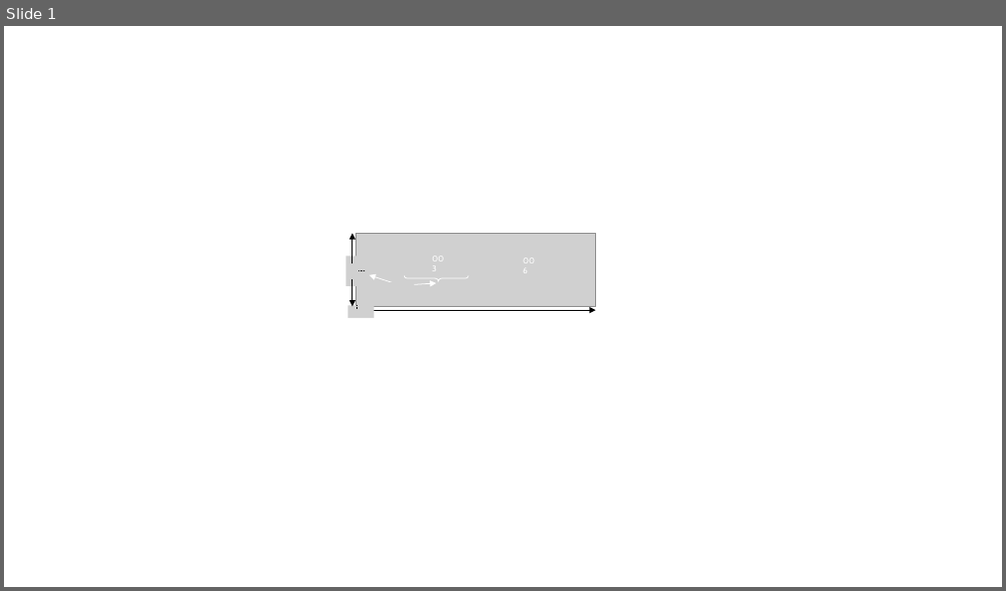
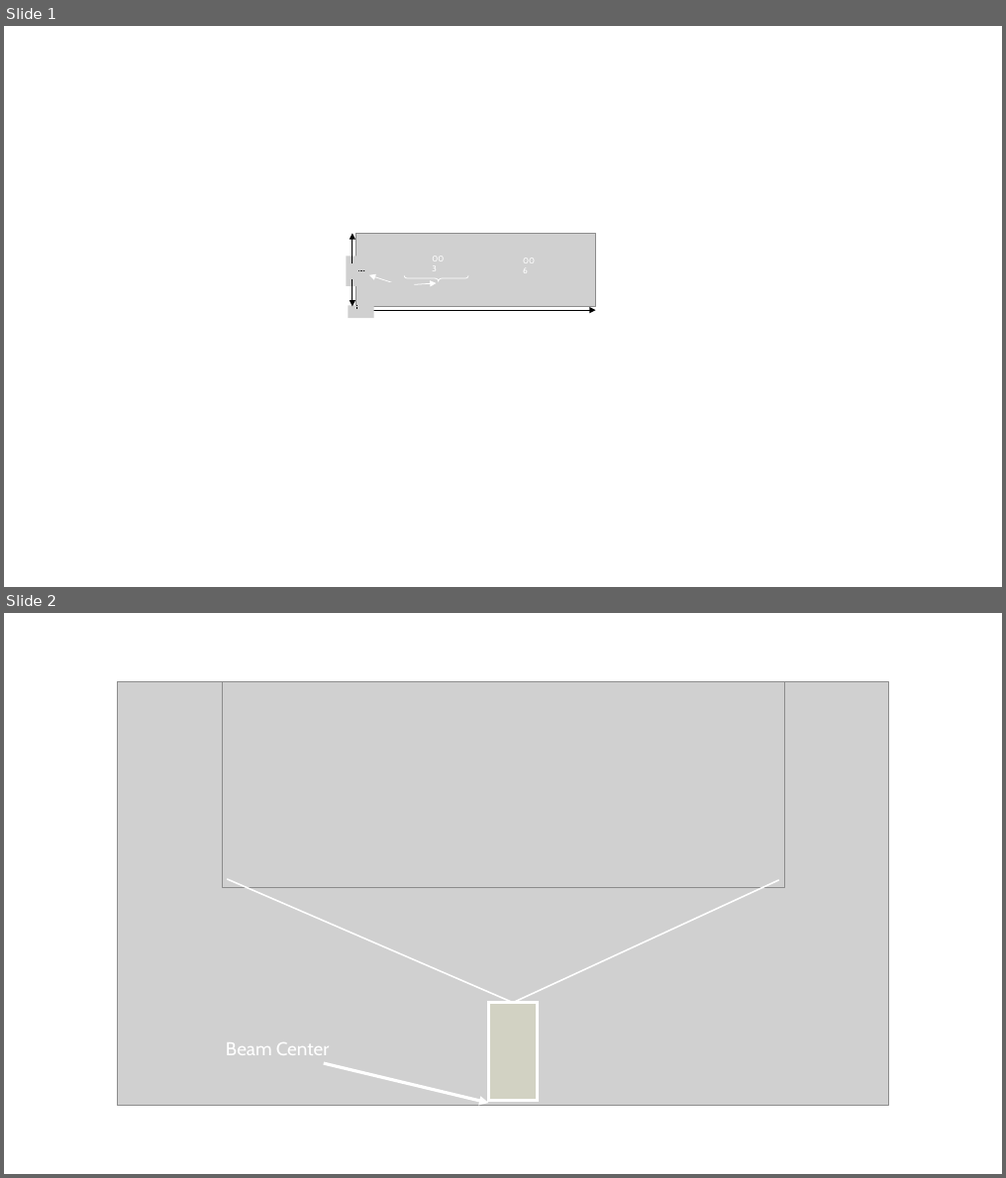
Before and after one commit to DVBeckwitt/2D-Manuscript-Draft, a slide deck: figures/results_ordered/starshape.pptx. Shown one above the other, each under a label of ours: slide 1 before the commit, slides 1 and 2 after it. The pictures are 1006x591 and 1006x1178 pixels, drawn with LibreOffice and Linux fonts; fonts in the diff are those of the drawing; grey boxes stand for pictures. Boxes give left, top, right and bottom in pixels: in the first picture for what was removed or moved away, otherwise in the second. Text is boxed around its words. In the diff, an @@ line names an element or a change of style, - is before the commit and + after.

```diff
--- a/figures/results_ordered/starshape.pptx
+++ b/figures/results_ordered/starshape.pptx
@@ slide 2 added at bbox=[4, 613, 1002, 1174], background #FFFFFF @@
@@ picture added at bbox=[118, 682, 889, 1106] @@
@@ picture added at bbox=[222, 682, 784, 888] @@
@@ line added from (513, 1003) to (227, 879), #FFFFFF 1.5 pt @@
@@ line added from (513, 1003) to (779, 880), #FFFFFF 1.5 pt @@
@@ rectangle added at bbox=[488, 1003, 537, 1101], fill #FFFF00 at 6% opacity, outline #FFFFFF 3 pt @@
@@ text added at bbox=[226, 1043, 330, 1056], 18 pt, text #FFFFFF @@
+Beam Center
@@ arrow added from (324, 1063) to (488, 1103), #FFFFFF 3 pt @@
```
Also in this commit, not shown: 1 other slide added, 12 other files.
